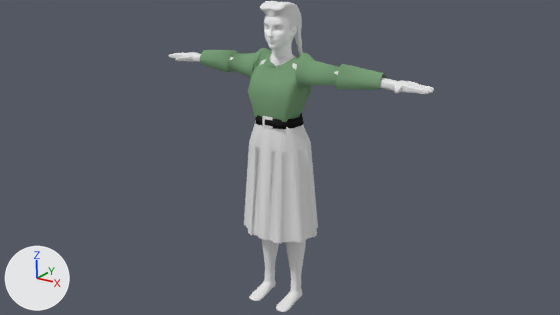
Two versions of the Blender file simple_topo/02e.blend, one commit apart.
The view is the same before and after, from the file's camera 'Camera'. The axes (+X, +Y, +Z) are drawn at lower left. The lights are the same throughout.

Objects in the first picture: 'belt', 'belt_buckle', 'blouse', 'body', 'hair', 'head', 'skirt'.
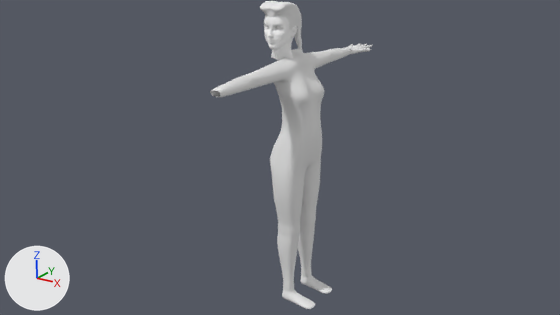
The change, as a diff of the scene's bpy script:
```diff
--- a/simple_topo/02e.blend.py
+++ b/simple_topo/02e.blend.py
@@ me_cube_002 @@
 # used by ob_body; location = (0.0, 0.0, 0.0)
-me_cube_002.from_pydata(...)  # 631 vertices, 608 faces; spans x 0.0..7.34, y -2.16..0.68, z -13.6..-0.57
+me_cube_002.from_pydata(...)  # 217 vertices, 202 faces; spans x 0.0..5.41, y -2.16..0.68, z -13.6..-0.57
+# me_cube_002 part 1: 4 vertices moved from x 5.39..5.65, y -0.44..0.14, z -1.78..-1.41 to x 5.38..5.39, y -0.44..0.14, z -1.8..-1.41; 426 vertices removed from x 5.39..7.34, y -1.19..0.23, z -1.83..-1.42; 12 vertices added at x 5.37..5.41, y -0.44..0.14, z -1.8..-1.45
 me_cube_002.materials.append(mat_skin)
@@ me_cube_003 @@
+me_cube_003.from_pydata(...)  # 186 vertices, 180 faces; spans x -1.81..2.03, y -1.27..2.81, z -0.47..1.05
+me_cube_003.polygons.foreach_set('use_smooth', [True] * 180)
@@ ob_belt_buckle @@
 _m = ob_belt_buckle.modifiers.new('Subsurf', 'SUBSURF')
 _m.levels = 2
+ob_belt_buckle.hide_viewport = True
@@ ob_skirt @@
 ob_skirt.scale = (1.78, 1.78, 2.95)
+ob_skirt.hide_viewport = True
@@ ob_blouse @@
 ob_blouse.scale = (1.23, 1.0, 1.47)
+ob_blouse.hide_viewport = True
@@ ob_belt @@
 _m = ob_belt.modifiers.new('Solidify', 'SOLIDIFY')
 _m.nonmanifold_merge_threshold = 0.0003
+ob_belt.hide_viewport = True
@@ ob_body @@
 ob_body.location = (0.0, 0.0, 0.0)
+ob_body.rotation_euler = (0.0, 0.0, 1.571)  # degrees (0, 0, 90)
 _m = ob_body.modifiers.new('Mirror', 'MIRROR')
@@ ob_cube @@
+ob_cube = bpy.data.objects.new('Cube', me_cube_003)
+ob_cube.location = (0.27, 6.09, -1.7)
+ob_cube.scale = (0.401, 0.515, 0.197)
+_m = ob_cube.modifiers.new('Subsurf', 'SUBSURF')
+_m.levels = 2
```

Pixel boxes [x1, y1, x2, y2] of what changed, in the pictures (560 x 315 px):
'body', reshaped, turned
    before: [169, 52, 434, 312]
    after: [210, 48, 351, 309]
'skirt', hidden
    before: [244, 116, 318, 243]
'blouse', hidden (green)
    before: [200, 48, 386, 122]
'belt', hidden
    before: [256, 113, 303, 129]
'Cube', added
    after: [346, 44, 372, 54]
'belt_buckle', hidden
    before: [262, 116, 273, 129]
part 1 of me_cube_002, cut back
    before: [169, 52, 434, 94]
    after: [210, 48, 351, 97]
